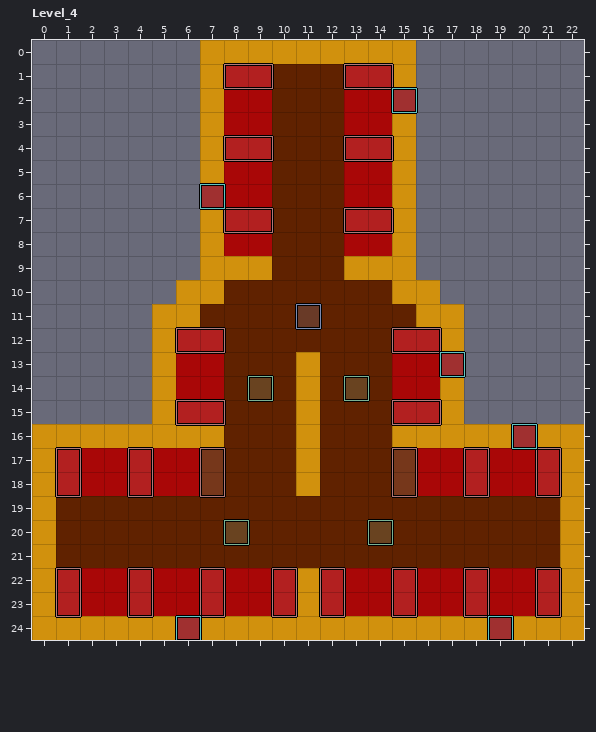
One commit to this LDtk project: Assets/Levels/Levels.ldtk. Above: the version before the commit.
Cells are 16x16 px. Shown: Level_4 x 0..22, y 0..24. The commit also changed other parts of the map, which this record leaves out.
The result:
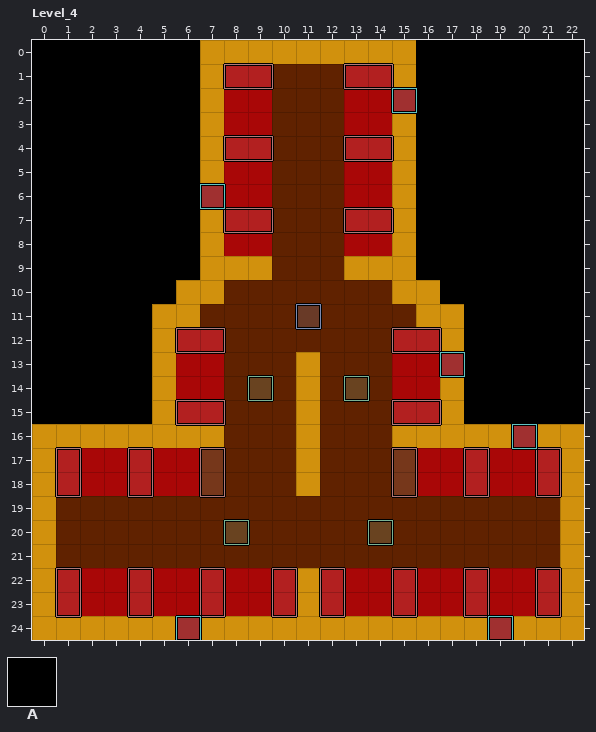
Key: from "Walls": A 3 "Void".
_ is an empty cell.
Diff:
Layer "Walls":
y 0..9: x 0..6 _______ -> AAAAAAA; x 16..22 _______ -> AAAAAAA
y 10: x 0..5 ______ -> AAAAAA; x 17..22 ______ -> AAAAAA
y 11..15: x 0..4 _____ -> AAAAA; x 18..22 _____ -> AAAAA
Where, in picture pixels (left, top, right, bottom), the same in both pictures:
added: (32, 40, 200, 424)
added: (416, 40, 584, 424)
